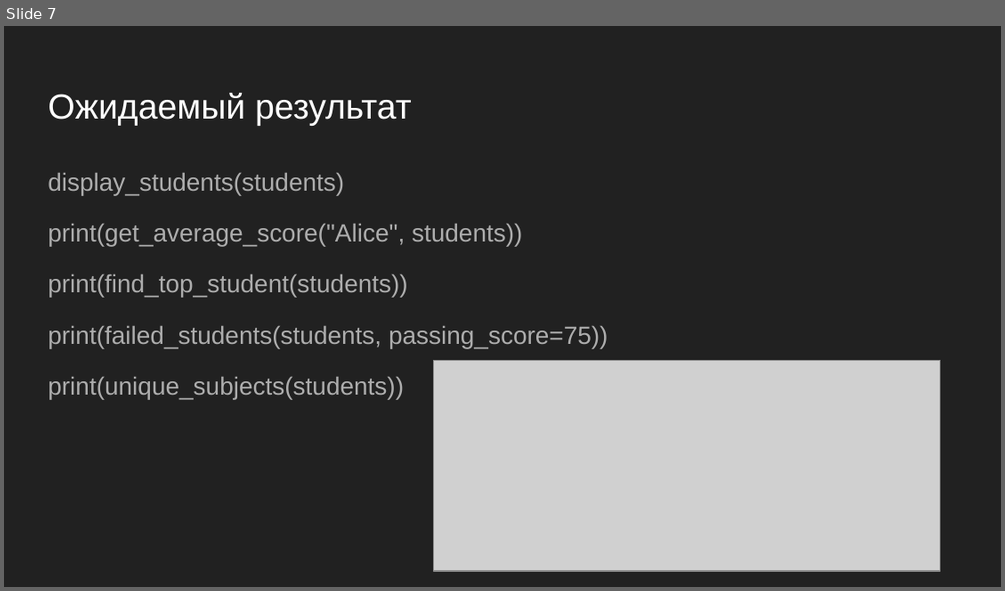
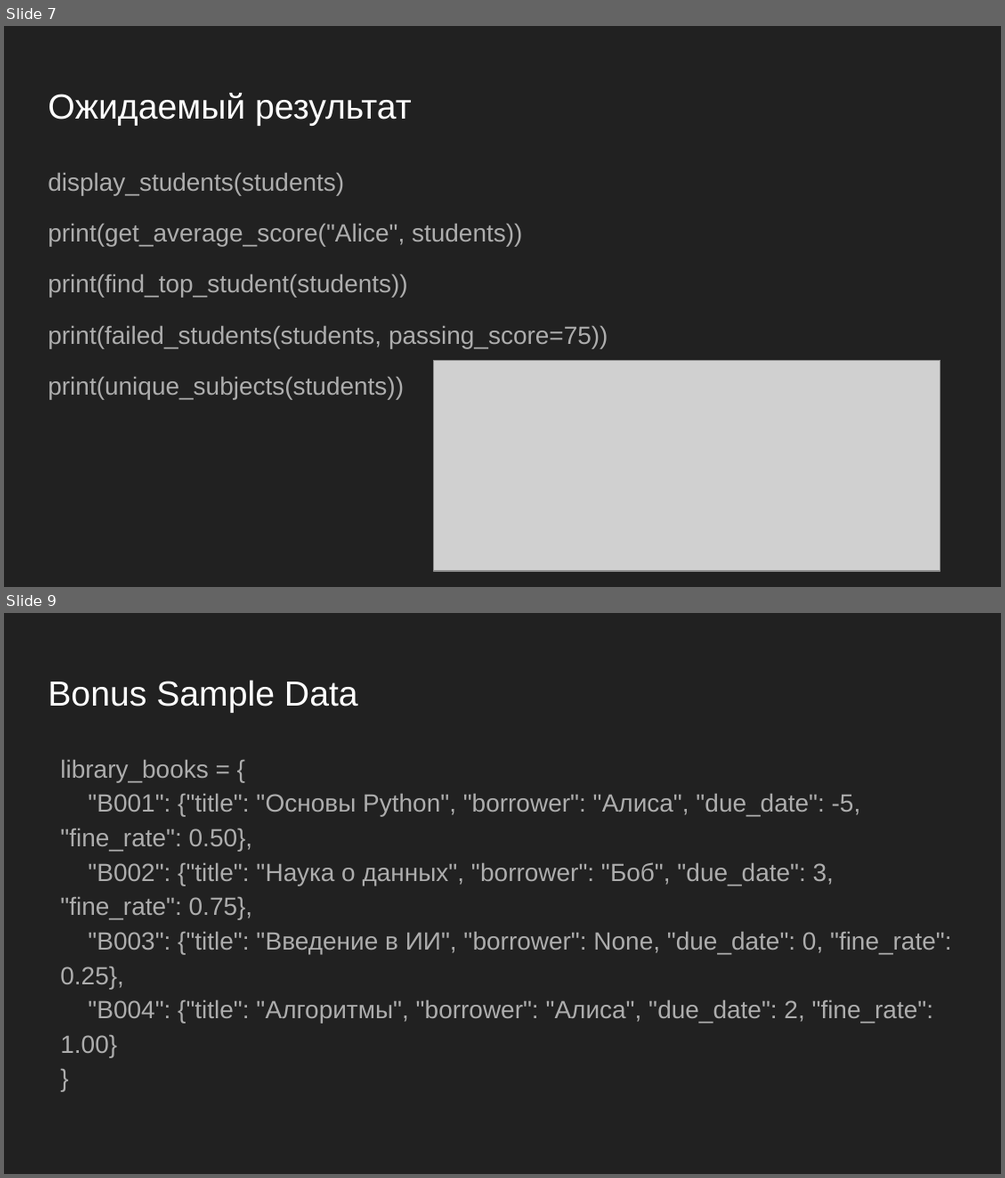
Before and after one commit to nsolaf1/Technology_Programming, a slide deck: Slides/Lesson 19 HW - Function with Data Types.pptx. Shown one above the other, each under a label of ours: slide 7 before the commit, slides 7 and 9 after it; the slides between them are not shown. The pictures are 1005x591 and 1005x1178 pixels, drawn with LibreOffice and Linux fonts; fonts in the diff are those of the drawing; grey boxes stand for pictures. Boxes give left, top, right and bottom in pixels: in the first picture for what was removed or moved away, otherwise in the second. Text is boxed around its words. In the diff, an @@ line names an element or a change of style, - is before the commit and + after.

Commit message:
Bonus

```diff
--- a/Slides/Lesson 19 HW - Function with Data Types.pptx
+++ b/Slides/Lesson 19 HW - Function with Data Types.pptx
@@ slide 9 added at [4,613,1001,1174], background #212121 @@
@@ title added at [48,680,358,713], 25.2 pt, text #FFFFFF @@
+Bonus Sample Data
@@ text added at [60,759,951,1057], 18 pt, text #ADADAD @@
+library_books = {
+"B001": {"title": "Основы Python", "borrower": "Алиса", "due_date": -5, "fine_rate": 0.50},
+"B002": {"title": "Наука о данных", "borrower": "Боб", "due_date": 3, "fine_rate": 0.75},
+"B003": {"title": "Введение в ИИ", "borrower": None, "due_date": 0, "fine_rate": 0.25},
+"B004": {"title": "Алгоритмы", "borrower": "Алиса", "due_date": 2, "fine_rate": 1.00}
+}
```
Also in this commit, not shown: 1 slide changed, 2 other slides added.
